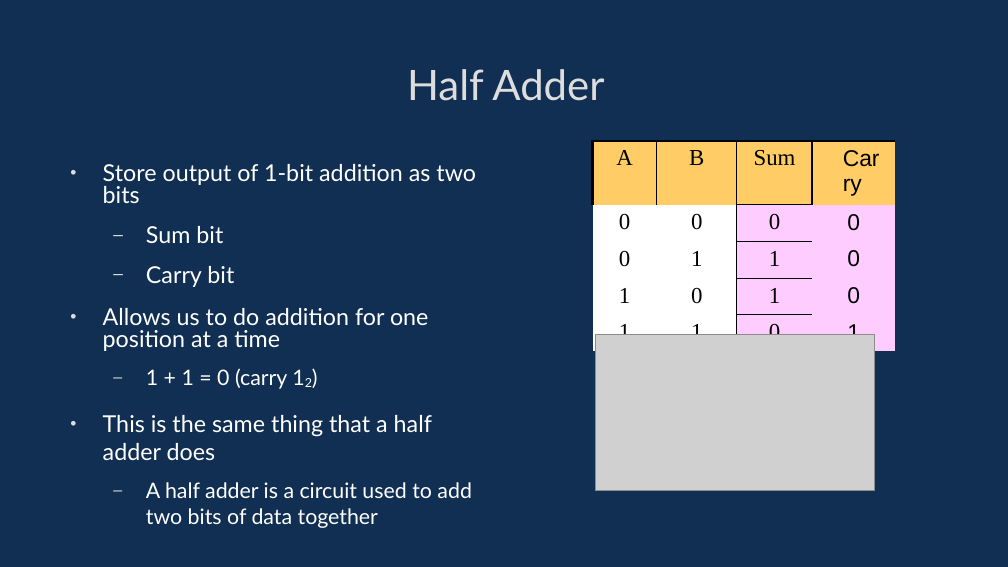
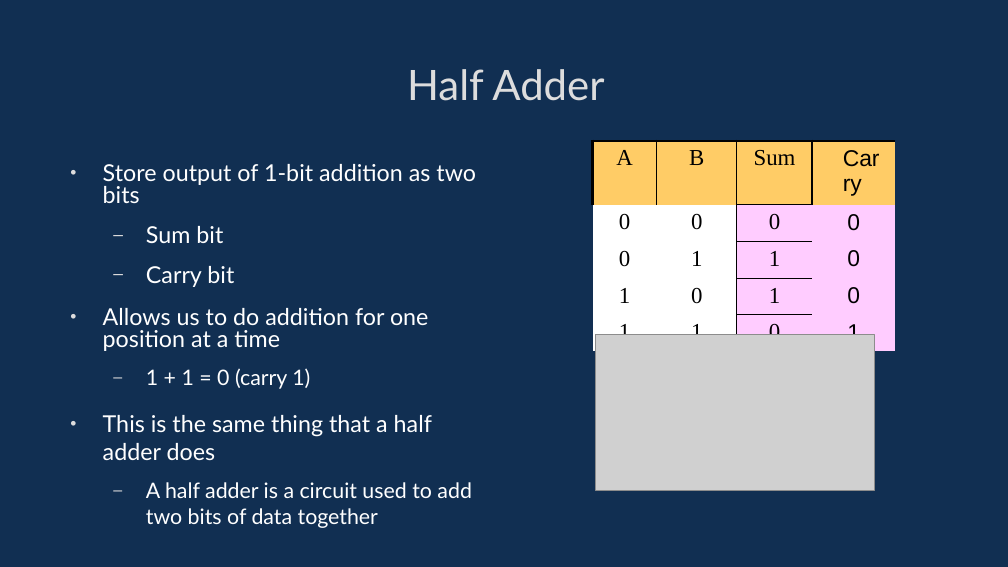
Before and after one commit to davidgundry/maths22-23, a slide deck: slide 45 of slides/maths-3-numerical-systems.odp. Drawn at 1008x567 pixels with LibreOffice and Linux fonts; fonts in the diff are those of the drawing; grey boxes stand for pictures. Boxes give left, top, right and bottom in pixels: in the first picture for what was removed or moved away, otherwise in the second. Text is boxed around its words. In the diff, an @@ line names an element or a change of style, - is before the commit and + after.

```diff
--- a/slides/maths-3-numerical-systems.odp
+++ b/slides/maths-3-numerical-systems.odp
@@ text at box(146, 368, 310, 389): text changed @@
-  – 1 + 1 = 0 (carry 12)
+  – 1 + 1 = 0 (carry 1)
```
Also in this commit, not shown: 11 other slides changed, 1 other file.
